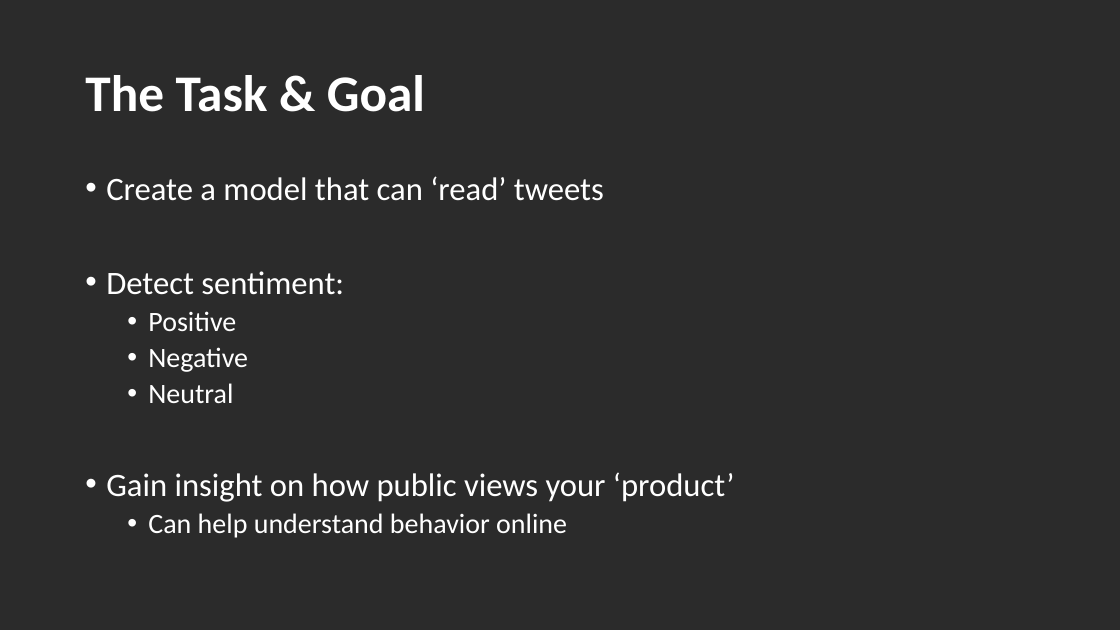
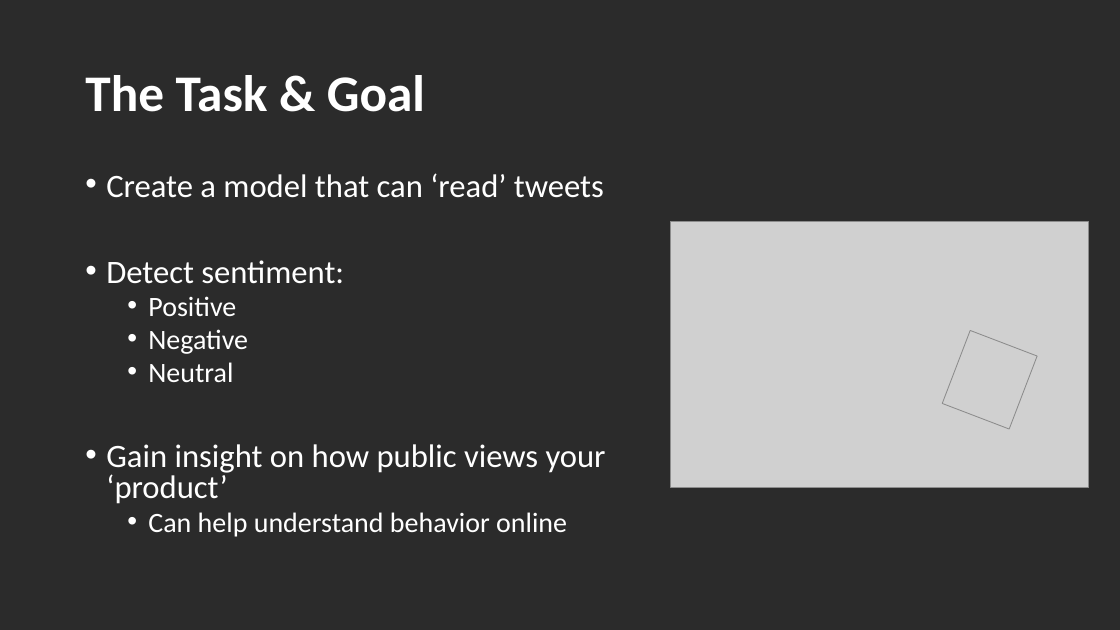
Before and after one commit to dfuller22/Mod4_Proj, a slide deck: slide 2 of Mod4_Exec_Sum.pptx. Drawn at 1120x630 pixels with LibreOffice and Linux fonts; fonts in the diff are those of the drawing; grey boxes stand for pictures; background and template pictures are left out; a plain dark background stands for a picture behind light text. Boxes give left, top, right and bottom in pixels: in the first picture for what was removed or moved away, otherwise in the second. Text is boxed around its words. In the diff, an @@ line names an element or a change of style, - is before the commit and + after.

Commit message:
Update post review
Added more visuals, tweaked models

```diff
--- a/Mod4_Exec_Sum.pptx
+++ b/Mod4_Exec_Sum.pptx
@@ text "Create a model that can ..." at box(106, 173, 606, 537): line spacing 0.9 to 0.8 @@
@@ picture added at box(671, 222, 1089, 488) @@
@@ picture added at box(943, 331, 1037, 429) @@
```
Also in this commit, not shown: 5 other slides changed, 3 slides added, 10 other files.
